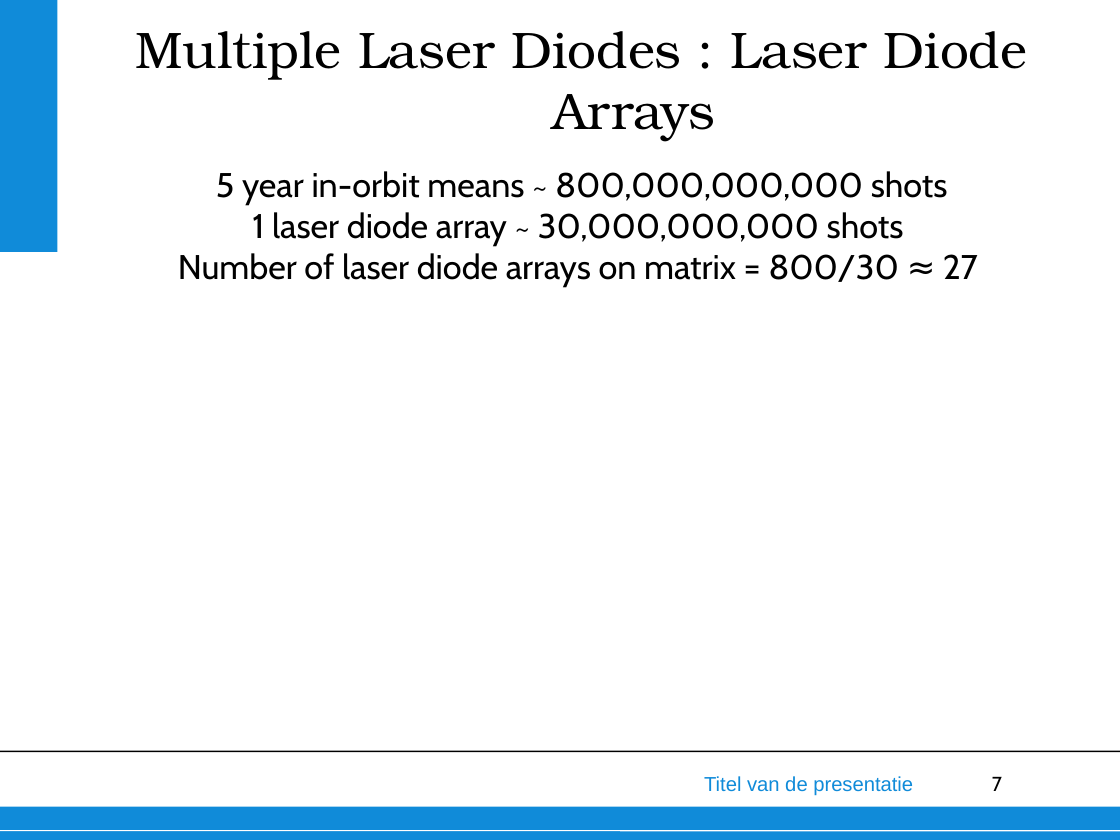
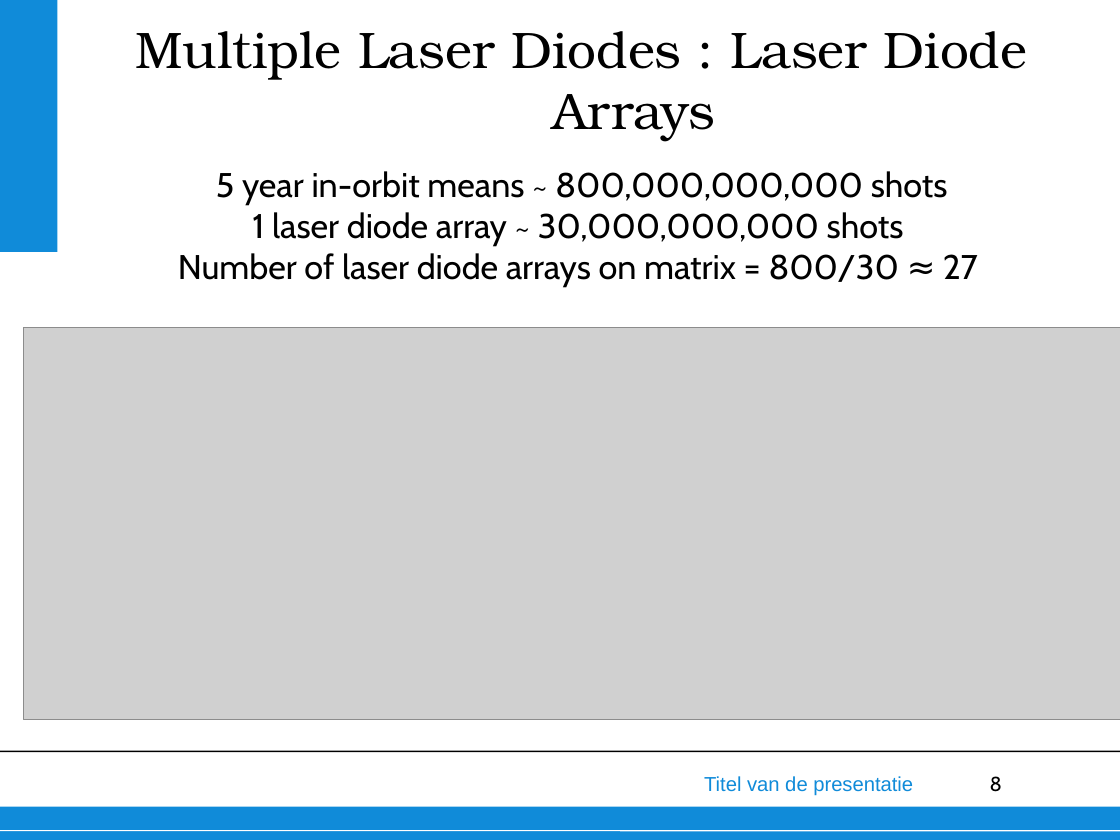
Before and after one commit to thewisenerd/laser-swarm, a slide deck: slide 8 of finalPresentation/subsections/laser_v1.1.ppt (slide 7 before the commit). Drawn at 1120x840 pixels with LibreOffice and Linux fonts; fonts in the diff are those of the drawing; grey boxes stand for pictures; background and template pictures are left out. Boxes give left, top, right and bottom in pixels: in the first picture for what was removed or moved away, otherwise in the second. Text is boxed around its words. In the diff, an @@ line names an element or a change of style, - is before the commit and + after.

```diff
--- a/finalPresentation/subsections/laser_v1.1.ppt
+++ b/finalPresentation/subsections/laser_v1.1.ppt
@@ picture added at box(24, 328, 1120, 720) @@
@@ page number at box(990, 776, 1002, 792): text changed @@
-7
+8
```
Also in this commit, not shown: 1 other slide changed, 1 slide added.
